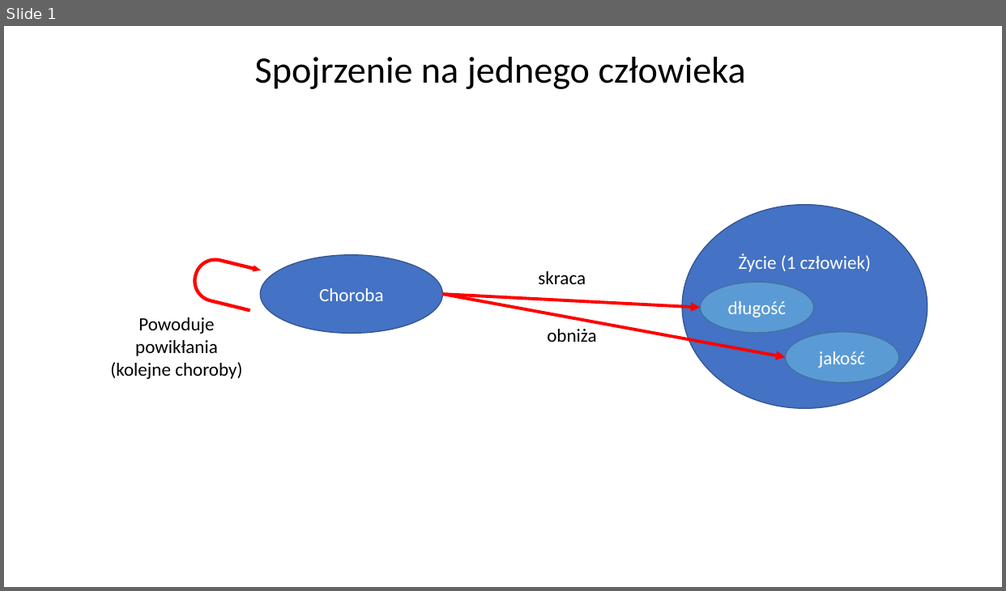
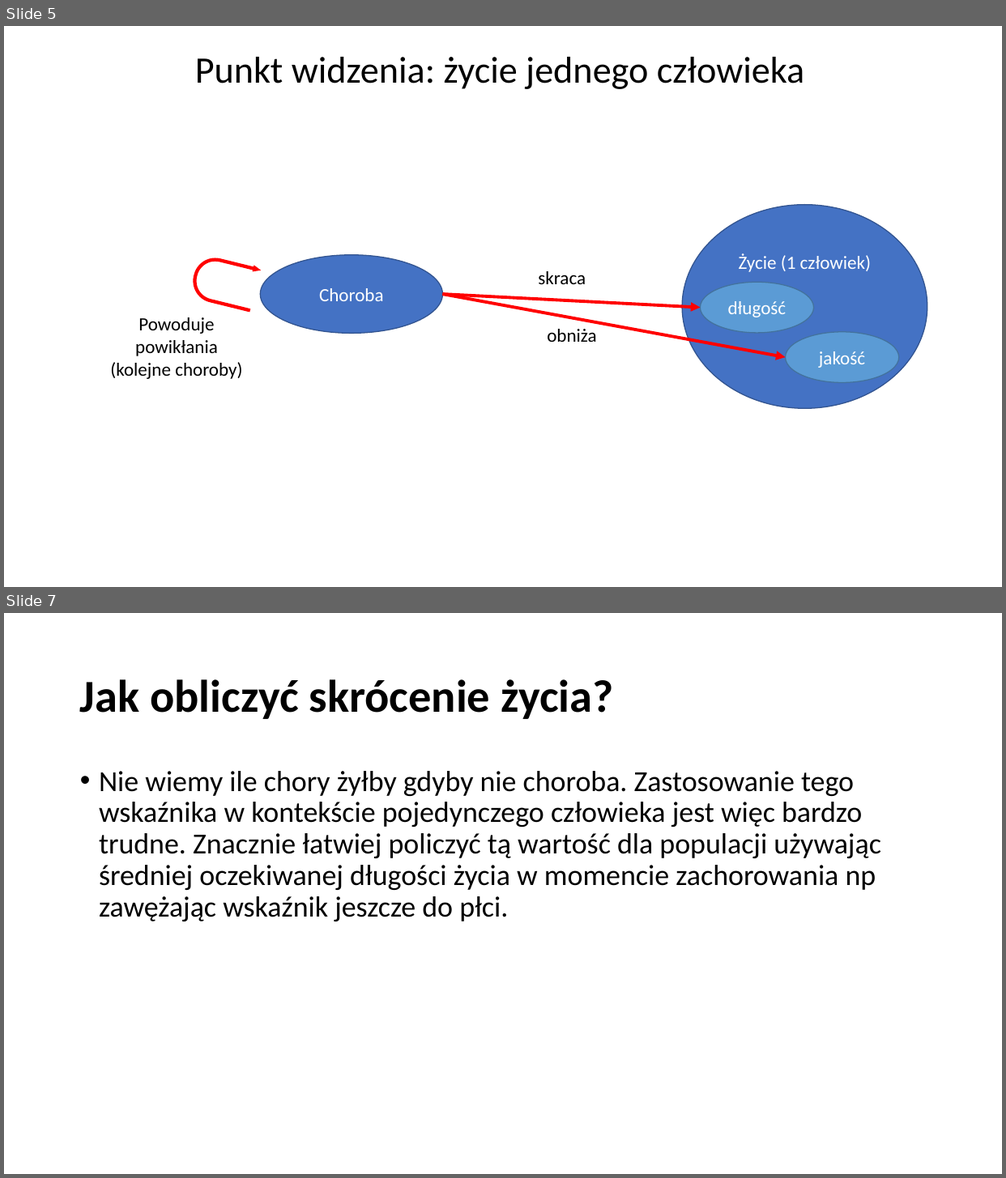
Before and after one commit to Jblew/medical-data-science, a slide deck: QALY i DALY ćwiczenia PL/QALY i DALY ćwiczenia PL diagramy.pptx. Shown one above the other, each under a label of ours: slide 1 before the commit, slides 5 and 7 after it; the slides between them are not shown. The pictures are 1006x591 and 1006x1178 pixels, drawn with LibreOffice and Linux fonts; fonts in the diff are those of the drawing. Boxes give left, top, right and bottom in pixels: in the first picture for what was removed or moved away, otherwise in the second. Text is boxed around its words. In the diff, an @@ line names an element or a change of style, - is before the commit and + after.

```diff
--- a/QALY i DALY ćwiczenia PL/QALY i DALY ćwiczenia PL diagramy.pptx
+++ b/QALY i DALY ćwiczenia PL/QALY i DALY ćwiczenia PL diagramy.pptx
@@ slide 7 added at (4, 613, 1002, 1174), background #FFFFFF @@
@@ title added at (80, 679, 613, 719), 44 pt, text #000000, bold @@
+Jak obliczyć skrócenie życia?
@@ text added at (99, 771, 881, 922), 28 pt, text #000000 @@
+• Nie wiemy ile chory żyłby gdyby nie choroba. Zastosowanie tego wskaźnika w kontekście pojedynczego człowieka jest więc bardzo trudne. Znacznie łatwiej policzyć tą wartość dla populacji używając średniej oczekiwanej długości życia w momencie zachorowania np zawężając wskaźnik jeszcze do płci.
@@ what was slide 1 is now slide 5 @@
@@ slide 5 changed as well @@
@@ text at (195, 57, 804, 89): text changed @@
-Spojrzenie na jednego człowieka
+Punkt widzenia: życie jednego człowieka
```
Also in this commit, not shown: 3 other slides changed, 41 other slides added, 2 other files.
